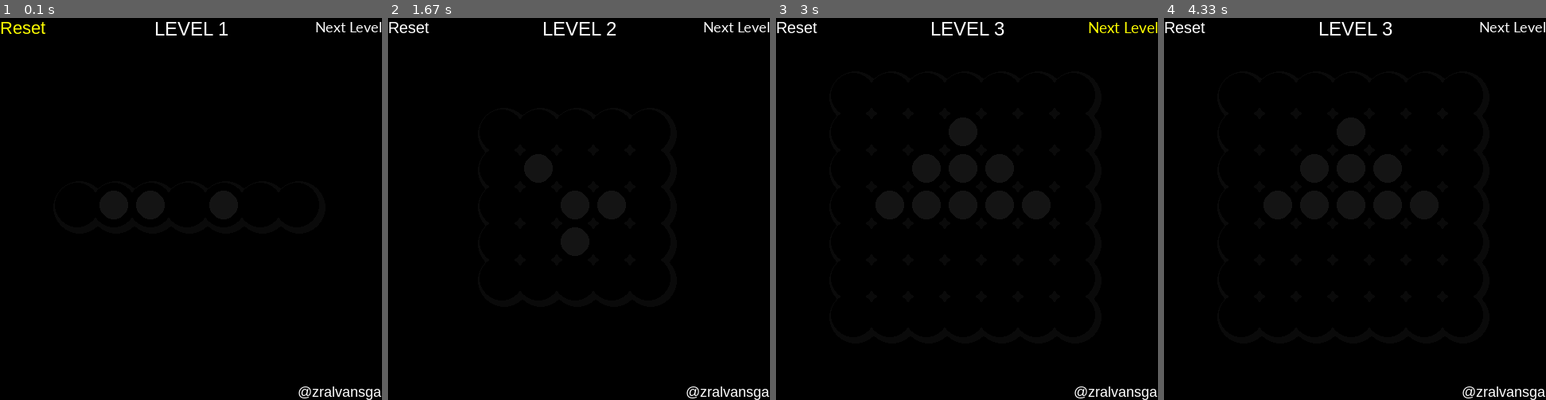
Above: before the commit, frames 1-4 (left to right).
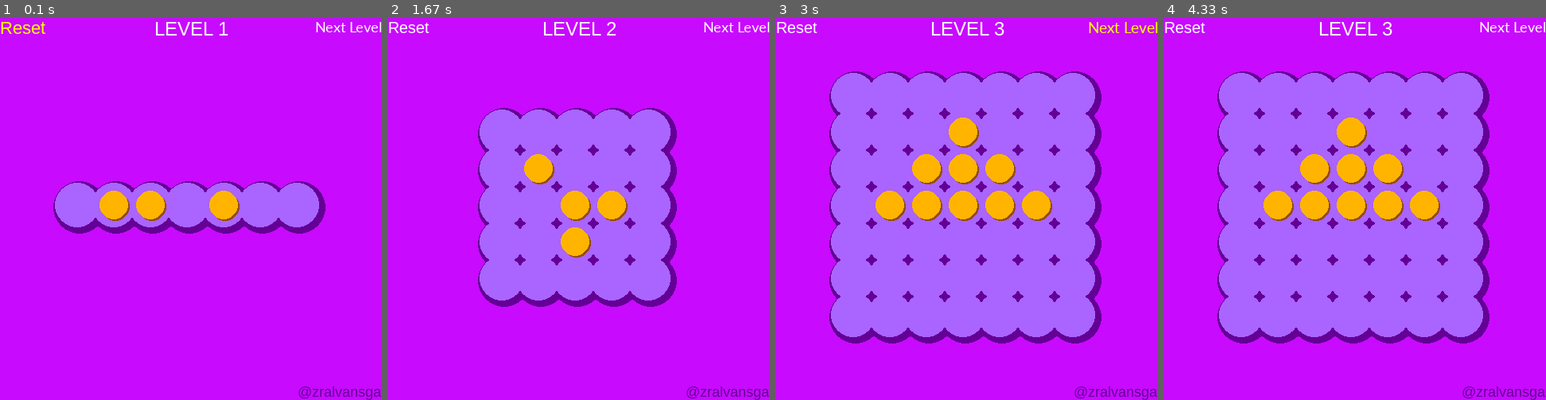
Above: after the commit, the same moments.

Repository: alvansga/my-py-game
Game: pygame game, started from marble.py
The game is run twice, just before and just after one commit, with the same random seed, the same clock (stepped at 60 frames per second) and the same inputs.
Inputs (mouse positions are in pixels of both pictures, inside the frame that each line leads up to):
- Up to frame 1 (0.1 s): no input
- Up to frame 2 (1.67 s): click "Next Level" at 0.38 s; press the mouse at (502, 205) at 0.7 s; move the mouse to (556, 247) at 0.8 s; release the mouse at (609, 289) at 0.93 s
- Up to frame 3 (3 s): click (921, 155) at 2.05 s; press the mouse at (921, 155) at 2.37 s; move the mouse to (932, 140) at 2.47 s; release the mouse at (944, 124) at 2.6 s; click "Next Level" at 2.72 s
- Up to frame 4 (4.33 s): press the mouse at (1278, 94) at 3.03 s; move the mouse to (1374, 197) at 3.13 s; release the mouse at (1473, 300) at 3.27 s

The runs differ from the first frame. In frame 1, 100% of the frame differs, in the area x 0-100%, y 0-100%; in frame 2, 100%; in frame 3, 100%; in frame 4, 100%.

Commit message:
V1  - 7 level

Diff:
--- a/marble.py
+++ b/marble.py
@@ -43,26 +43,26 @@
 ABU2_1      = ( 20, 20, 20)
 
 #dark theme
-BGCOLOR1 = HITAM
-BGCOLOR2 = ABU2
-
-MARBLECOLOR = ABU2_1
-MARBLECOLOR2 = HITAM
-RINGCOLOR = ABU2
-BOARDCOLOR = HITAM
-BOARDCOLOR2 = ABU2
+# BGCOLOR1 = HITAM
+# BGCOLOR2 = ABU2
+
+# MARBLECOLOR = ABU2_1
+# MARBLECOLOR2 = HITAM
+# RINGCOLOR = ABU2
+# BOARDCOLOR = HITAM
+# BOARDCOLOR2 = ABU2
+# WINTEKSCOLOR = PUTIH
+
+#original
+BGCOLOR1 = UNGU
+BGCOLOR2 = LIMEHIJAU
+
+MARBLECOLOR = JINGGA
+MARBLECOLOR2 = JINGGATUA
+RINGCOLOR = PUTIH
+BOARDCOLOR = BIRU
+BOARDCOLOR2 = BIRUTUA
 WINTEKSCOLOR = PUTIH
-
-#original
-# BGCOLOR1 = UNGU
-# BGCOLOR2 = LIMEHIJAU
-
-# MARBLECOLOR = JINGGA
-# MARBLECOLOR2 = JINGGATUA
-# RINGCOLOR = PUTIH
-# BOARDCOLOR = BIRU
-# BOARDCOLOR2 = BIRUTUA
-# WINTEKSCOLOR = PUTIH
 
 
 # gambar objek
@@ -246,7 +246,7 @@
     settingFont = pygame.font.Font('freesansbold.ttf',36)
     permukaanteks = settingFont.render(randomcongrats,True,WINTEKSCOLOR)
     teksRectObj = permukaanteks.get_rect()
-    teksRectObj.center = (int(LEBARWINDOW/2),int(TINGGIWINDOW/4))
+    teksRectObj.center = (int(LEBARWINDOW/2),int(TINGGIWINDOW/10))
 
     DISPLAYSURF.blit(permukaanteks,teksRectObj)
 
@@ -415,7 +415,7 @@
 def tampilauthor():
     fontsize = 18
     settingFont = pygame.font.SysFont('Arial.ttf',fontsize)
-    permukaanteks = settingFont.render('@zralvansga',True,WINTEKSCOLOR)
+    permukaanteks = settingFont.render('@zralvansga',True,BIRUTUA)
     teksRectObj = permukaanteks.get_rect()
     teksRectObj.bottomright = (LEBARWINDOW,TINGGIWINDOW)
 
